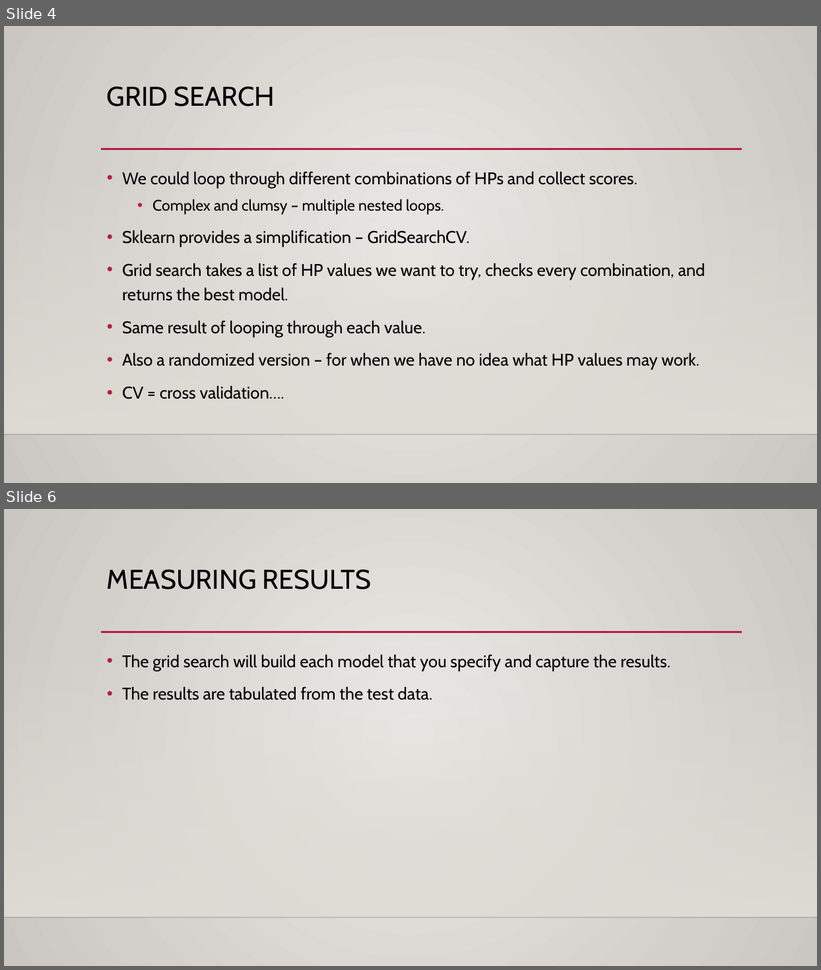
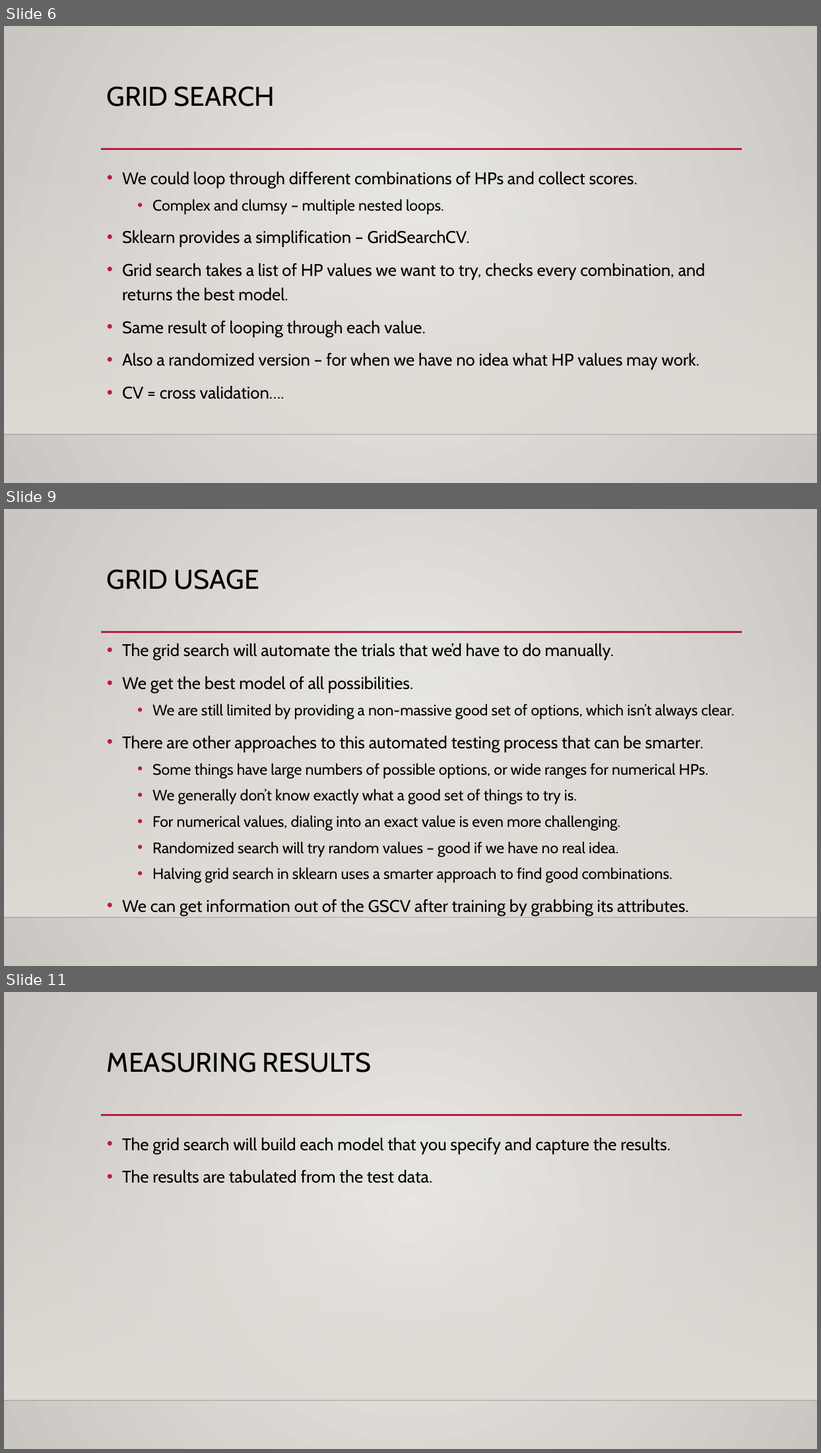
Before and after one commit to glennybarnes/Intro_to_Machine_Learning_Students, a slide deck: reference_content/Slides/004_Gridsearch.pptx. Shown one above the other, each under a label of ours: slides 4 and 6 before the commit, slides 6, 9 and 11 after it; the slides between them are not shown. The pictures are 821x970 and 821x1453 pixels, drawn with LibreOffice and Linux fonts; fonts in the diff are those of the drawing; background and template pictures are left out. Boxes give left, top, right and bottom in pixels: in the first picture for what was removed or moved away, otherwise in the second. Text is boxed around its words. In the diff, an @@ line names an element or a change of style, - is before the commit and + after.

```diff
--- a/reference_content/Slides/004_Gridsearch.pptx
+++ b/reference_content/Slides/004_Gridsearch.pptx
@@ slide 9 added at [4, 509, 817, 966], background gradient #ECEAE7 to #CAC7C1; not listed: 3 template elements that a slide beside it also shows @@
@@ title added at [107, 569, 259, 590], 32 pt, text #000000 @@
+GRID USAGE
@@ text added at [122, 643, 735, 916], 18 pt, text #000000 @@
+• The grid search will automate the trials that we’d have to do manually.
+• We get the best model of all possibilities.
+  • We are still limited by providing a non-massive good set of options, which isn’t always clear.
+• There are other approaches to this automated testing process that can be smarter.
+  • Some things have large numbers of possible options, or wide ranges for numerical HPs.
+  • We generally don’t know exactly what a good set of things to try is.
+  • For numerical values, dialing into an exact value is even more challenging.
+  • Randomized search will try random values – good if we have no real idea.
+  • Halving grid search in sklearn uses a smarter approach to find good combinations.
+• We can get information out of the GSCV after training by grabbing its attributes.
@@ what was slide 4 is now slide 6 @@
@@ what was slide 6 is now slide 11 @@
```
Also in this commit, not shown: 1 slide changed, 7 other slides added, 5 other files.
